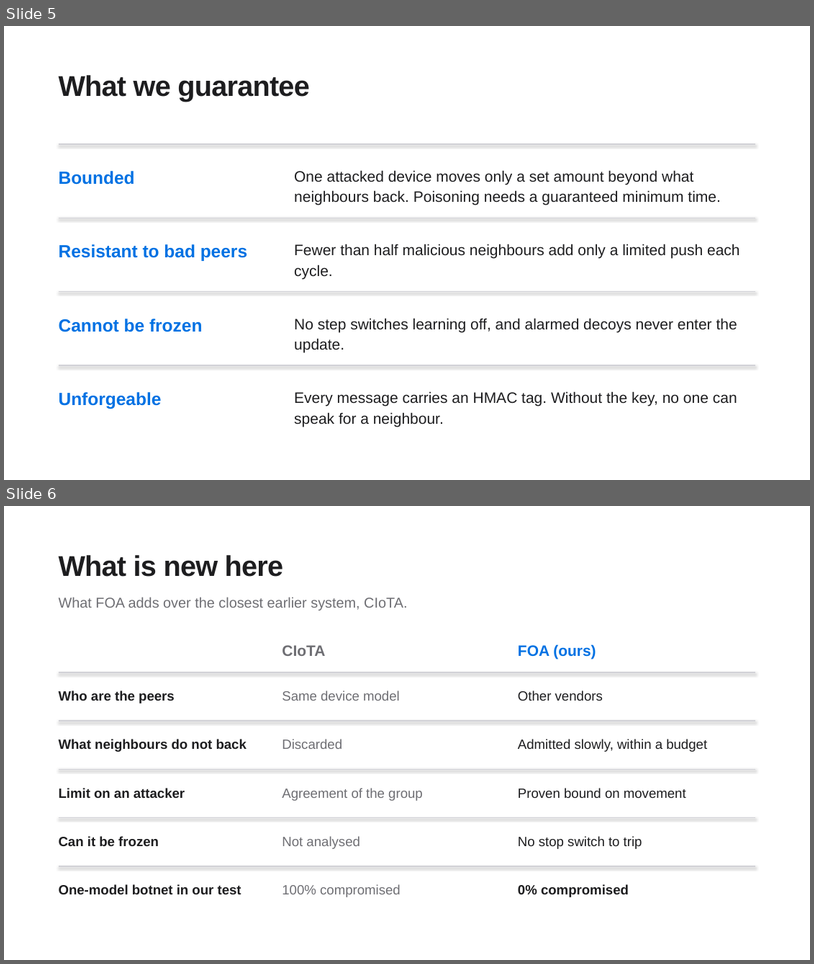
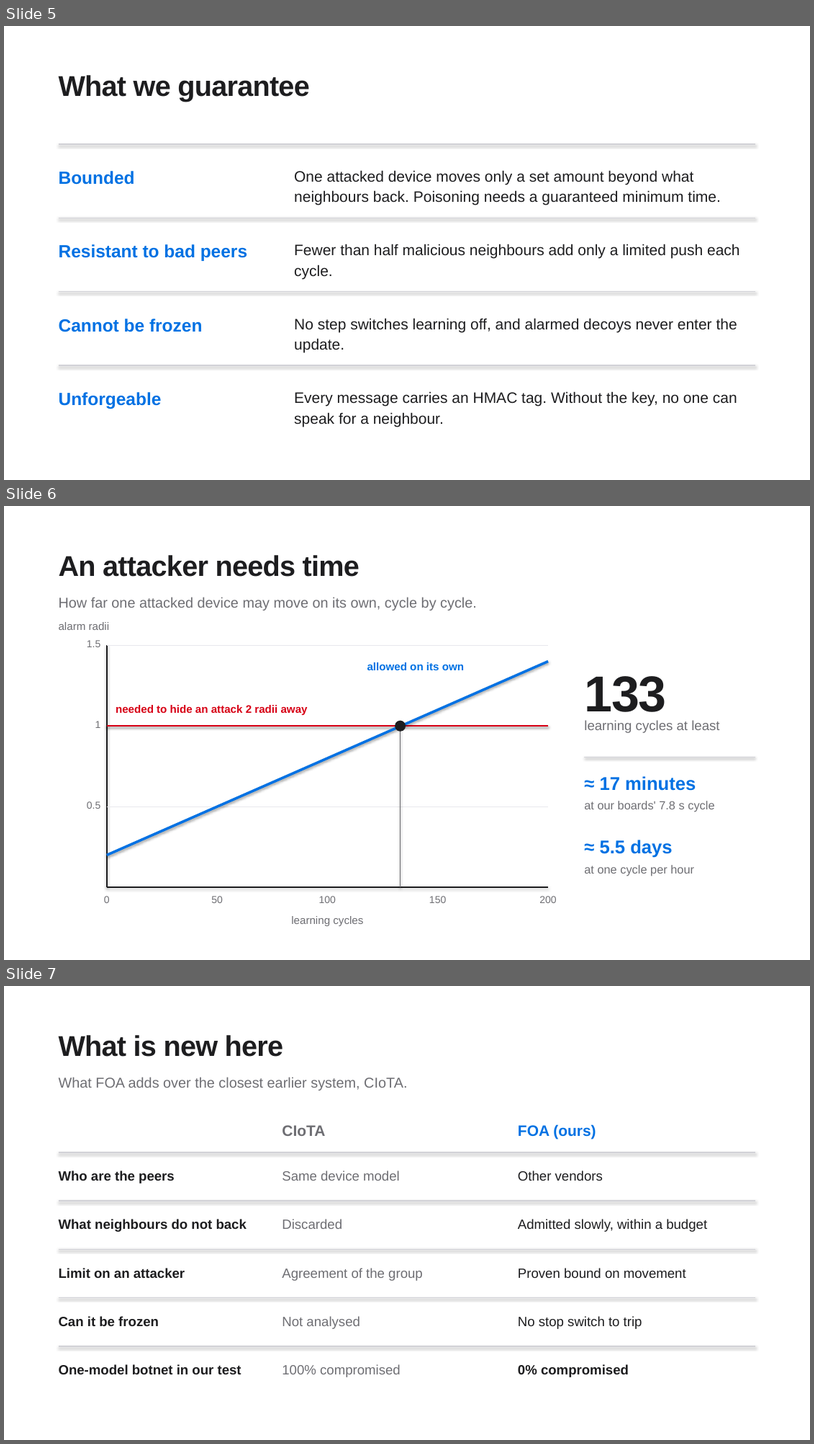
Before and after one commit to IOT-snu/brainstorming, a slide deck: G04_FOA_Final.pptx. Shown one above the other, each under a label of ours: slides 5 and 6 before the commit, slides 5, 6 and 7 after it. The pictures are 814x964 and 814x1444 pixels, drawn with LibreOffice and Linux fonts; fonts in the diff are those of the drawing. Boxes give left, top, right and bottom in pixels: in the first picture for what was removed or moved away, otherwise in the second. Text is boxed around its words. In the diff, an @@ line names an element or a change of style, - is before the commit and + after.

Commit message:
Add a cycle flowchart, a time-to-compromise graph, a trade-off chart and the idea sequence

```diff
--- a/G04_FOA_Final.pptx
+++ b/G04_FOA_Final.pptx
@@ slide 6 added at bbox=[4, 506, 810, 960], background #FFFFFF @@
@@ text added at bbox=[59, 555, 360, 577], 34 pt, text #1D1D1F, bold @@
+An attacker needs time
@@ text added at bbox=[59, 597, 477, 610], 17 pt, text #6E6E73 @@
+How far one attacked device may move on its own, cycle by cycle.
@@ text added at bbox=[59, 622, 110, 630], 13 pt, text #6E6E73 @@
+alarm radii
@@ text added at bbox=[87, 640, 100, 647], 12 pt, text #6E6E73 @@
+1.5
@@ line added from (107, 887) to (107, 645), #1D1D1F 1.25 pt @@
@@ line added from (107, 645) to (548, 645), #E8E8ED 0.75 pt @@
@@ line added from (107, 855) to (548, 662), #0071E3 3 pt @@
@@ text added at bbox=[368, 662, 464, 670], 13 pt, text #0071E3, bold @@
+allowed on its own
@@ text added at bbox=[584, 676, 666, 721], 60 pt, text #1D1D1F, bold @@
+133
@@ text added at bbox=[95, 721, 101, 728], 12 pt, text #6E6E73 @@
+1
@@ text added at bbox=[116, 705, 308, 715], 13 pt, text #D70015, bold @@
+needed to hide an attack 2 radii away
@@ ellipse added at bbox=[395, 720, 406, 731], fill #1D1D1F @@
@@ text added at bbox=[584, 720, 720, 733], 16 pt, text #6E6E73 @@
+learning cycles at least
@@ line added from (107, 726) to (548, 726), #E8E8ED 0.75 pt @@
@@ line added from (107, 726) to (548, 726), #D70015 2.25 pt @@
@@ line added from (400, 726) to (400, 887), #6E6E73 1 pt @@
@@ line added from (585, 757) to (756, 757), #D2D2D7 1.25 pt @@
@@ text added at bbox=[600, 776, 696, 790], 22 pt, text #0071E3, bold @@
+≈ 17 minutes
@@ text added at bbox=[87, 801, 100, 808], 12 pt, text #6E6E73 @@
+0.5
@@ line added from (107, 807) to (548, 807), #E8E8ED 0.75 pt @@
@@ text added at bbox=[584, 800, 715, 812], 14 pt, text #6E6E73 @@
+at our boards' 7.8 s cycle
@@ text added at bbox=[600, 839, 672, 857], 22 pt, text #0071E3, bold @@
+≈ 5.5 days
@@ text added at bbox=[584, 865, 694, 875], 14 pt, text #6E6E73 @@
+at one cycle per hour
@@ line added from (107, 887) to (548, 887), #1D1D1F 1.25 pt @@
@@ text added at bbox=[104, 896, 110, 903], 12 pt, text #6E6E73 @@
+0
@@ text added at bbox=[211, 896, 223, 903], 12 pt, text #6E6E73 @@
+50
@@ text added at bbox=[291, 916, 363, 926], 13 pt, text #6E6E73 @@
+learning cycles
@@ text added at bbox=[319, 896, 336, 903], 12 pt, text #6E6E73 @@
+100
@@ text added at bbox=[430, 896, 446, 903], 12 pt, text #6E6E73 @@
+150
@@ text added at bbox=[540, 896, 556, 903], 12 pt, text #6E6E73 @@
+200
@@ what was slide 6 is now slide 7 @@
```
Also in this commit, not shown: 3 other slides added, 2 slides removed, 3 other files.
